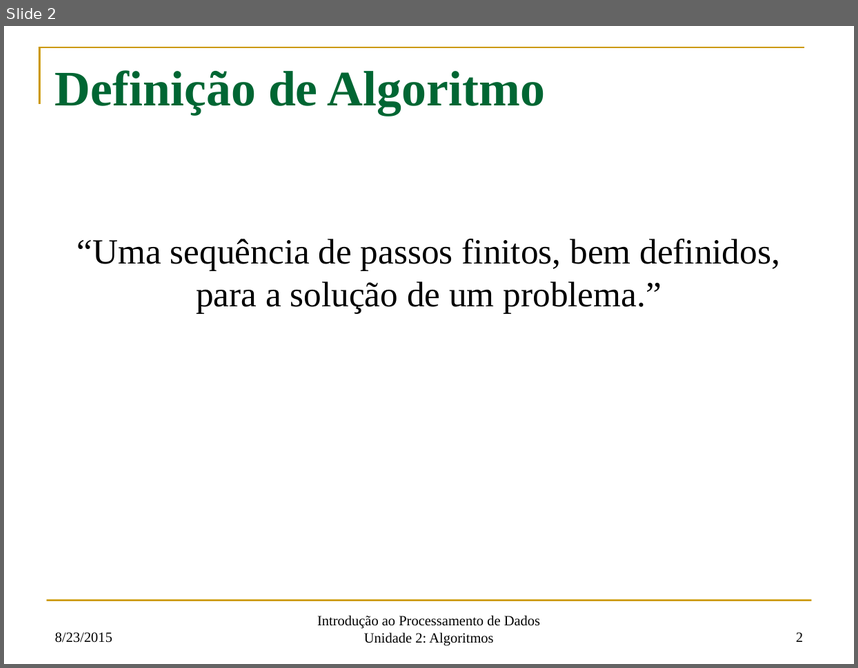
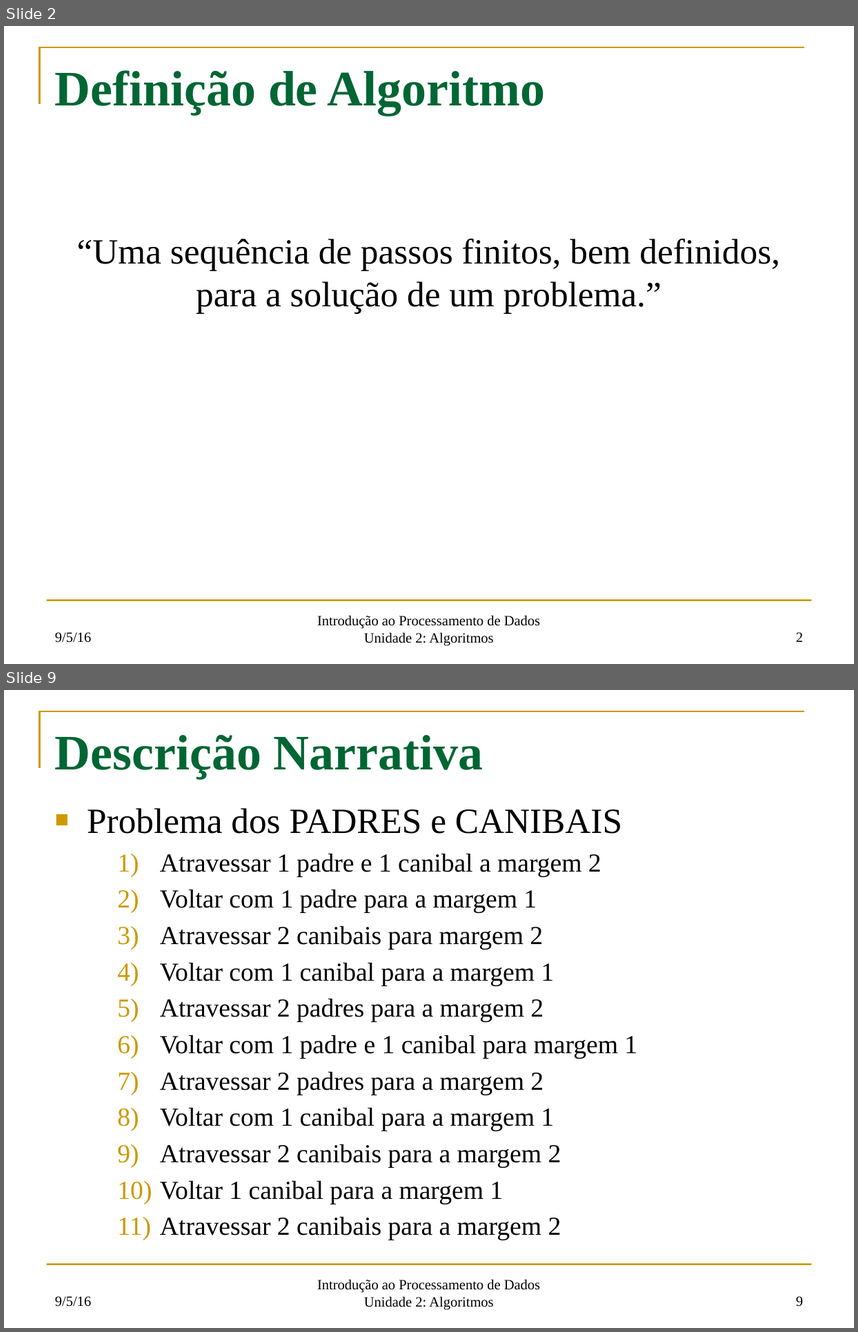
Before and after one commit to fsantanna-uerj/IPD, a slide deck: oficial/ipd-02.pptx. Shown one above the other, each under a label of ours: slide 2 before the commit, slides 2 and 9 after it; the slides between them are not shown. The pictures are 858x668 and 858x1332 pixels, drawn with LibreOffice and Linux fonts; fonts in the diff are those of the drawing. Boxes give left, top, right and bottom in pixels: in the first picture for what was removed or moved away, otherwise in the second. Text is boxed around its words. In the diff, an @@ line names an element or a change of style, - is before the commit and + after.

```diff
--- a/oficial/ipd-02.pptx
+++ b/oficial/ipd-02.pptx
@@ slide 9 added at bbox=[4, 690, 854, 1328], background #FFFFFF; not listed: 2 template elements that a slide beside it also shows @@
@@ title added at bbox=[55, 735, 483, 779], 42 pt, text #006633, bold @@
+Descrição Narrativa
@@ text added at bbox=[87, 808, 637, 1204], 22 pt, text #000000 @@
+■ Problema dos PADRES e CANIBAIS
+    1) Atravessar 1 padre e 1 canibal a margem 2
+    2) Voltar com 1 padre para a margem 1
+    3) Atravessar 2 canibais para margem 2
+    4) Voltar com 1 canibal para a margem 1
+    5) Atravessar 2 padres para a margem 2
+    6) Voltar com 1 padre e 1 canibal para margem 1
+    7) Atravessar 2 padres para a margem 2
+    8) Voltar com 1 canibal para a margem 1
+    9) Atravessar 2 canibais para a margem 2
+    10) Voltar 1 canibal para a margem 1
+    11) Atravessar 2 canibais para a margem 2
@@ text added at bbox=[317, 1279, 540, 1310], 12 pt, text #000000 @@
+Introdução ao Processamento de Dados
+Unidade 2: Algoritmos
@@ text added at bbox=[55, 1296, 91, 1306], 12 pt, text #000000 @@
+9/5/16
@@ page number added at bbox=[796, 1296, 803, 1306], 12 pt, text #000000 @@
+9
@@ slide 2 changed as well @@
@@ text at bbox=[55, 632, 91, 642]: text changed @@
-8/23/2015
+9/5/16
```
Also in this commit, not shown: 7 other slides changed, 37 other slides added, 14 slides removed, 5 other files.
